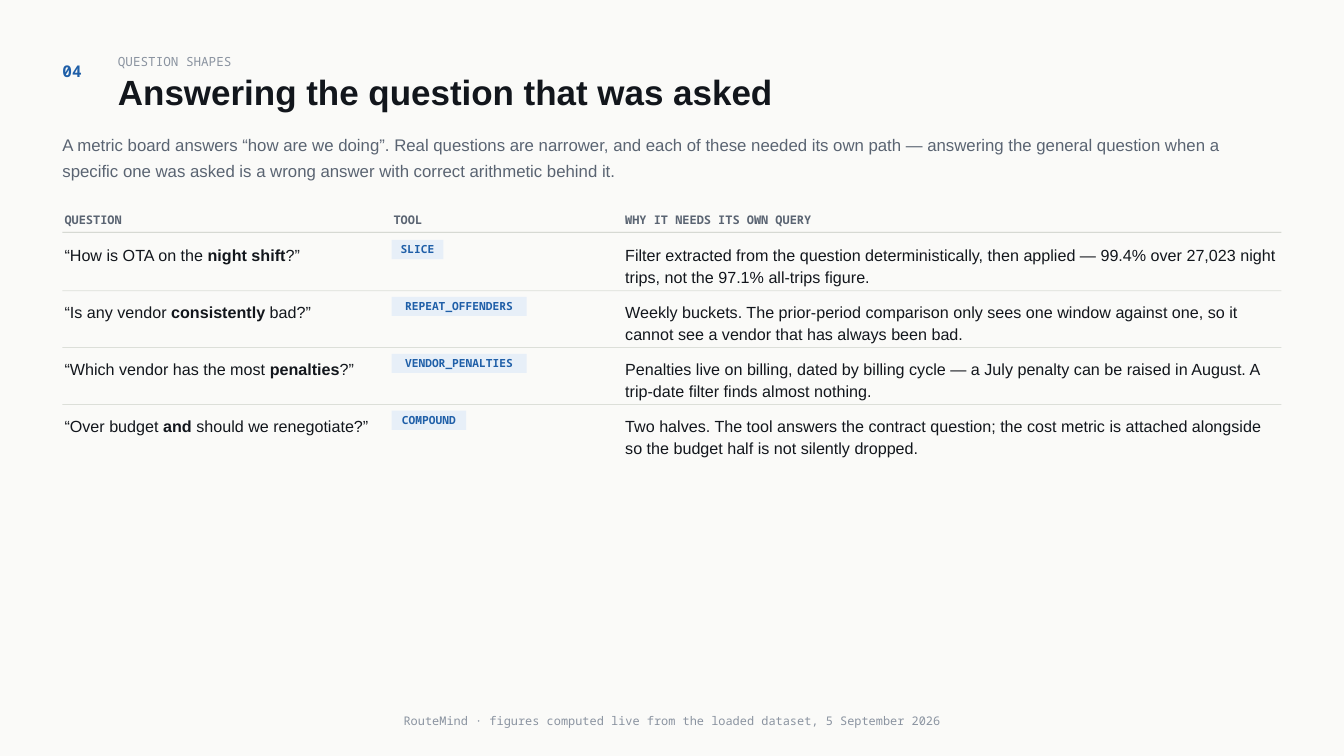
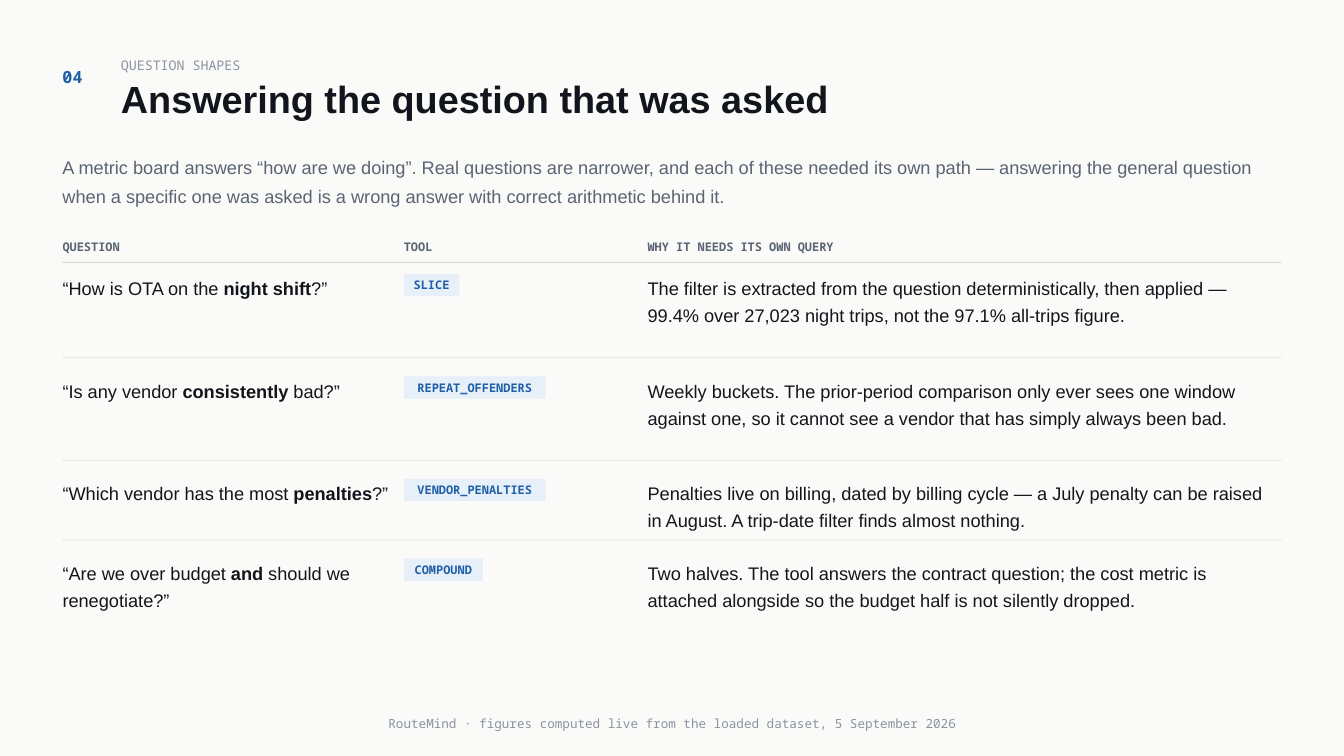
Before and after one commit to VishnuGupta16/routemind-service, a slide deck: slide 9 of docs/routemind-demo-deck.pptx. Drawn at 1344x756 pixels with LibreOffice and Linux fonts; fonts in the diff are those of the drawing. Boxes give left, top, right and bottom in pixels: in the first picture for what was removed or moved away, otherwise in the second. Text is boxed around its words. In the diff, an @@ line names an element or a change of style, - is before the commit and + after.

```diff
--- a/docs/routemind-demo-deck.pptx
+++ b/docs/routemind-demo-deck.pptx
@@ text "QUESTION SHAPES" at (121,60,241,72): size 9 to 9.5 pt; line spacing 1.25 to 1.3 @@
@@ text "04" at (62,71,82,83): size 11.5 to 12 pt; line spacing 1.25 to 1.3 @@
@@ text "Answering the question that was ..." at (121,85,828,120): size 25 to 27 pt; line spacing 1 to 1.05 @@
@@ text "A metric board answers “how ...": place and size @@
-text "A metric board answers “how ..." at (62,139,1219,181)
+text "A metric board answers “how ..." at (62,161,1252,207)
@@ text "A metric board answers “how ..." at (62,161,1252,207): size 12 to 13 pt; line spacing 1.3 to 1.35 @@
@@ text "QUESTION": place and size @@
-text "QUESTION" at (65,215,122,226)
+text "QUESTION" at (63,242,120,253)
@@ line spacing 1.15 to 1.3 in 3 elements at (63,242,120,253), (648,242,834,253), (404,242,433,251) @@
@@ text "TOOL": place and size @@
-text "TOOL" at (394,215,423,224)
+text "TOOL" at (404,242,433,251)
@@ text "WHY IT NEEDS ITS OWN ...": place and size @@
-text "WHY IT NEEDS ITS OWN ..." at (625,215,811,226)
+text "WHY IT NEEDS ITS OWN ..." at (648,242,834,253)
@@ rectangle: place and size @@
-rectangle at (63,232,1281,233)
+rectangle at (63,262,1281,263)
@@ text "“How is OTA on the ...": place and size @@
-text "“How is OTA on the ..." at (65,249,299,265)
+text "“How is OTA on the ..." at (63,281,327,299)
@@ rectangle "SLICE": place and size @@
-rectangle "SLICE" at (392,240,445,259)
+rectangle "SLICE" at (404,274,460,296)
@@ text at (648,281,1204,326): text changed; size 11.5 to 13 pt @@
-Filter extracted from the question deterministically, then applied — 99.4% over 27,023 night trips, not the 97.1% all-trips figure.
+The filter is extracted from the question deterministically, then applied — 99.4% over 27,023 night trips, not the 97.1% all-trips figure.
@@ rectangle: place and size @@
-rectangle at (63,290,1281,291)
+rectangle at (63,357,1281,358)
@@ text "“Is any vendor consistently bad?”": place and size @@
-text "“Is any vendor consistently bad?”" at (65,306,311,322)
+text "“Is any vendor consistently bad?”" at (63,384,339,402)
@@ rectangle "REPEAT_OFFENDERS": place and size @@
-rectangle "REPEAT_OFFENDERS" at (392,296,527,316)
+rectangle "REPEAT_OFFENDERS" at (404,376,546,398)
@@ text at (648,384,1236,429): text changed; size 11.5 to 13 pt @@
-Weekly buckets. The prior-period comparison only sees one window against one, so it cannot see a vendor that has always been bad.
+Weekly buckets. The prior-period comparison only ever sees one window against one, so it cannot see a vendor that has simply always been bad.
@@ text "“Which vendor has the most ...": place and size @@
-text "“Which vendor has the most ..." at (65,363,354,379)
+text "“Which vendor has the most ..." at (63,486,388,504)
@@ rectangle: place and size @@
-rectangle at (63,347,1281,348)
+rectangle at (63,460,1281,461)
@@ rectangle "VENDOR_PENALTIES": place and size @@
-rectangle "VENDOR_PENALTIES" at (392,354,527,373)
+rectangle "VENDOR_PENALTIES" at (404,479,546,501)
@@ text "Penalties live on billing, dated ...": place and size @@
-text "Penalties live on billing, dated ..." at (625,363,1261,401)
+text "Penalties live on billing, dated ..." at (648,486,1262,531)
@@ rectangle: place and size @@
-rectangle at (63,404,1281,405)
+rectangle at (63,539,1281,540)
@@ text at (63,566,350,611): text changed; size 11.5 to 13 pt @@
-“Over budget and should we renegotiate?”
+“Are we over budget and should we renegotiate?”
@@ size 8 to 8.5 pt in 4 elements at (404,274,460,296), (404,376,546,398), (404,479,546,501), (404,559,483,581) @@
@@ rectangle "COMPOUND": place and size @@
-rectangle "COMPOUND" at (392,410,467,430)
+rectangle "COMPOUND" at (404,559,483,581)
@@ size 11.5 to 13 pt; line spacing 1.15 to 1.25 in 5 elements at (63,281,327,299), (63,384,339,402), (63,486,388,504), (648,486,1262,531), (648,566,1206,611) @@
@@ text "Two halves. The tool answers ...": place and size @@
-text "Two halves. The tool answers ..." at (625,420,1261,458)
+text "Two halves. The tool answers ..." at (648,566,1206,611)
@@ text "RouteMind · figures computed live ..." at (388,718,956,731): size 8.5 to 9 pt; line spacing 1 to 1.3 @@
```
Also in this commit, not shown: 12 other slides changed.
